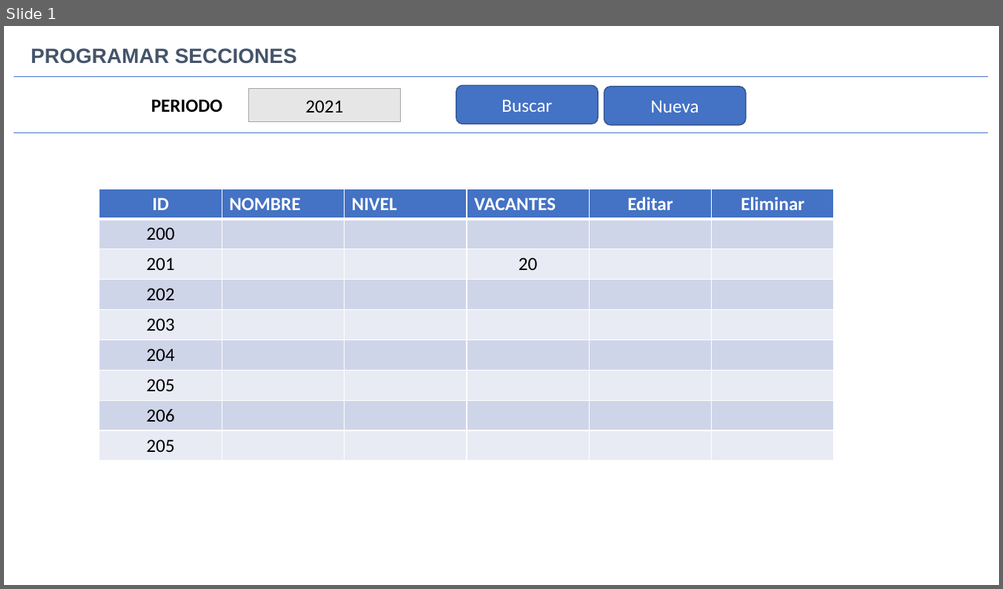
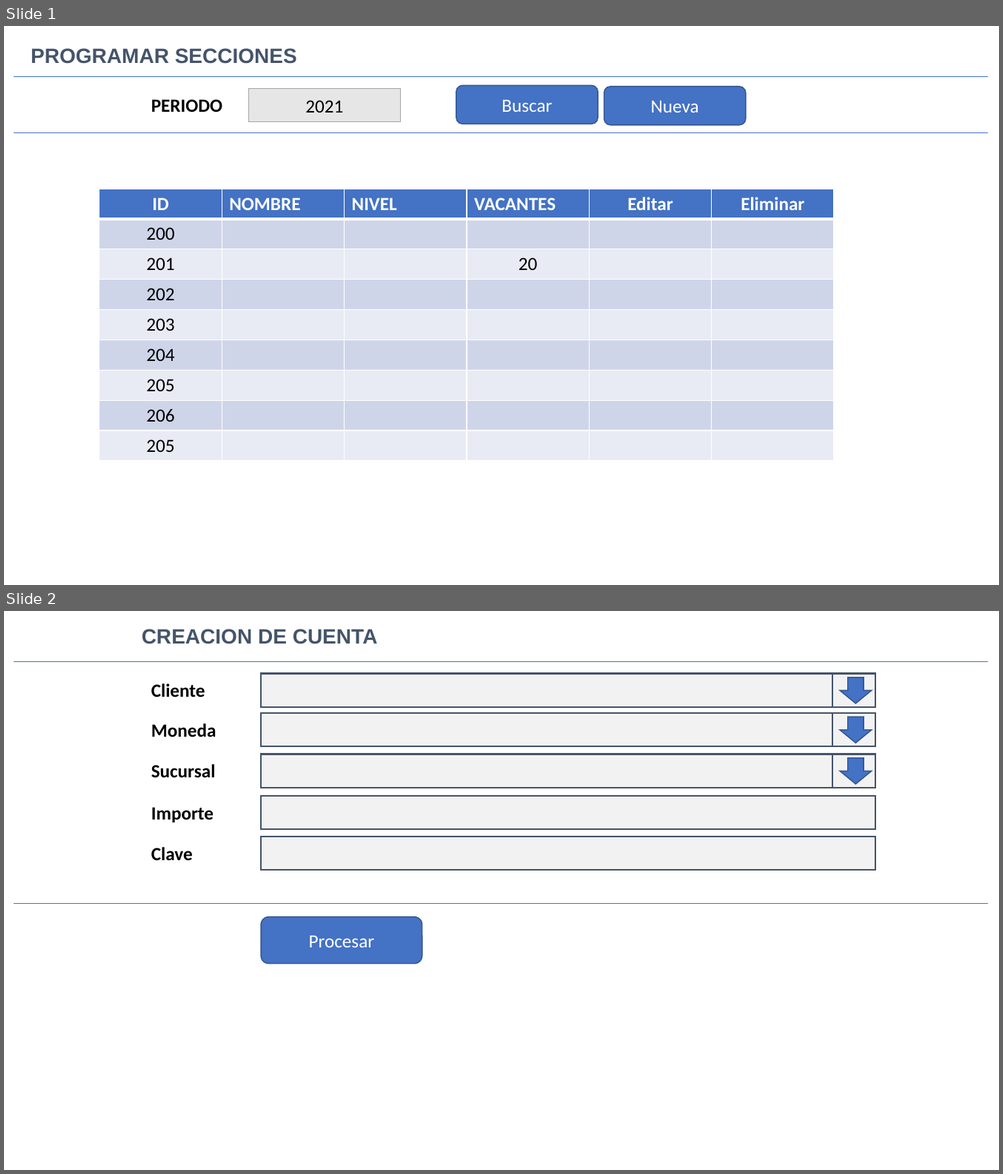
Before and after one commit to gcoronelc/UNI-EPIES-DAS-2020-2, a slide deck: Semana14/Presentación1.pptx. Shown one above the other, each under a label of ours: slide 1 before the commit, slides 1 and 2 after it. The pictures are 1003x589 and 1003x1174 pixels, drawn with LibreOffice and Linux fonts; fonts in the diff are those of the drawing. Boxes give left, top, right and bottom in pixels: in the first picture for what was removed or moved away, otherwise in the second. Text is boxed around its words. In the diff, an @@ line names an element or a change of style, - is before the commit and + after.

```diff
--- a/Semana14/Presentación1.pptx
+++ b/Semana14/Presentación1.pptx
@@ slide 2 added at <box>4,611,999,1170</box>, background #FFFFFF @@
@@ text added at <box>142,629,378,644</box>, 20 pt, text #44546A, bold @@
+CREACION DE CUENTA
@@ line added from (14, 662) to (988, 662), #4472C4 0.5 pt @@
@@ rectangle added at <box>261,674,832,707</box>, fill #F2F2F2, outline #44546A 1.5 pt @@
@@ rectangle added at <box>832,674,876,707</box>, fill #F2F2F2, outline #44546A 1.5 pt @@
@@ text added at <box>151,684,205,698</box>, 18 pt, text #000000, bold @@
+Cliente
@@ down arrow added at <box>839,678,871,703</box>, fill #4472C4, outline #325491 1 pt @@
@@ rectangle added at <box>261,713,832,747</box>, fill #F2F2F2, outline #44546A 1.5 pt @@
@@ rectangle added at <box>832,713,876,747</box>, fill #F2F2F2, outline #44546A 1.5 pt @@
@@ down arrow added at <box>839,717,871,743</box>, fill #4472C4, outline #325491 1 pt @@
@@ text added at <box>151,723,216,738</box>, 18 pt, text #000000, bold @@
+Moneda
@@ text added at <box>151,764,216,778</box>, 18 pt, text #000000, bold @@
+Sucursal
@@ rectangle added at <box>261,755,832,788</box>, fill #F2F2F2, outline #44546A 1.5 pt @@
@@ rectangle added at <box>832,755,876,788</box>, fill #F2F2F2, outline #44546A 1.5 pt @@
@@ down arrow added at <box>839,758,871,784</box>, fill #4472C4, outline #325491 1 pt @@
@@ text added at <box>151,807,213,823</box>, 18 pt, text #000000, bold @@
+Importe
@@ rectangle added at <box>261,796,876,829</box>, fill #F2F2F2, outline #44546A 1.5 pt @@
@@ text added at <box>151,847,193,861</box>, 18 pt, text #000000, bold @@
+Clave
@@ rectangle added at <box>261,837,876,871</box>, fill #F2F2F2, outline #44546A 1.5 pt @@
@@ line added from (14, 903) to (988, 903), #4472C4 0.5 pt @@
@@ rounded rectangle added at <box>261,917,422,964</box>, fill #4472C4, outline #325491 1 pt, 18 pt, text #FFFFFF @@
+Procesar
```
Also in this commit, not shown: 1 other slide added, 4 other files.
